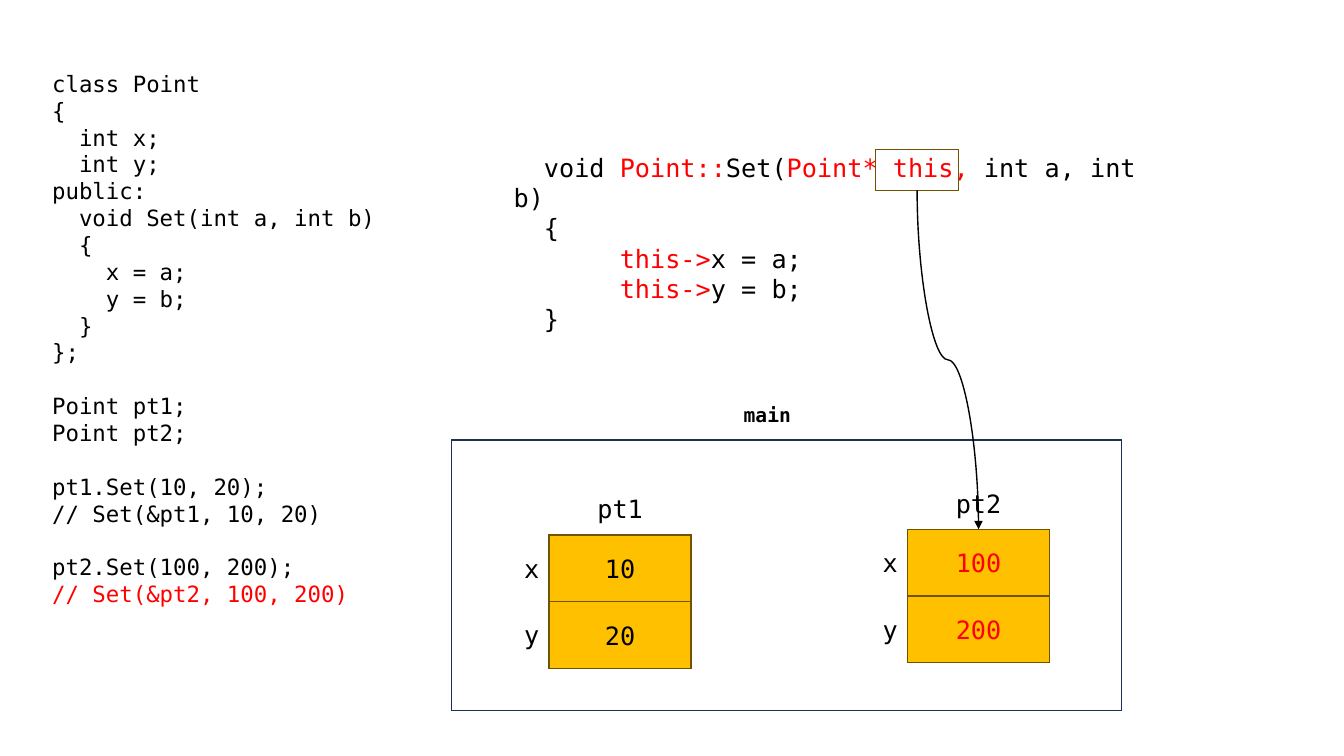
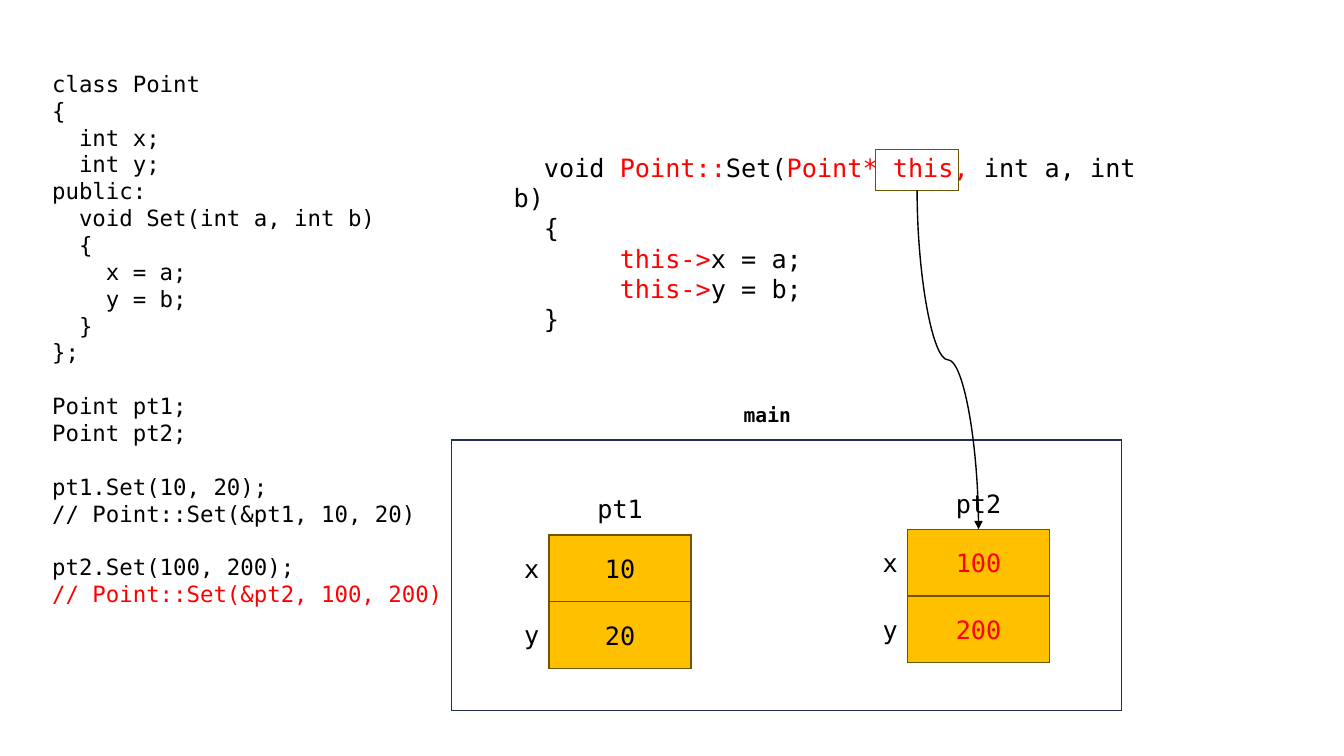
Before and after one commit to yoondev-classroom/cpp_250512, a slide deck: slide 33 of cpp_250512.pptx. Drawn at 1344x756 pixels with LibreOffice and Linux fonts; fonts in the diff are those of the drawing. Boxes give left, top, right and bottom in pixels: in the first picture for what was removed or moved away, otherwise in the second. Text is boxed around its words. In the diff, an @@ line names an element or a change of style, - is before the commit and + after.

```diff
--- a/cpp_250512.pptx
+++ b/cpp_250512.pptx
@@ text at <box>92,505,415,527</box>: text changed @@
-// Set(&pt1, 10, 20)
+// Point::Set(&pt1, 10, 20)
@@ text at <box>92,585,442,607</box>: text changed @@
-// Set(&pt2, 100, 200)
+// Point::Set(&pt2, 100, 200)
```
Also in this commit, not shown: 1 other slide changed, 2 other files.
